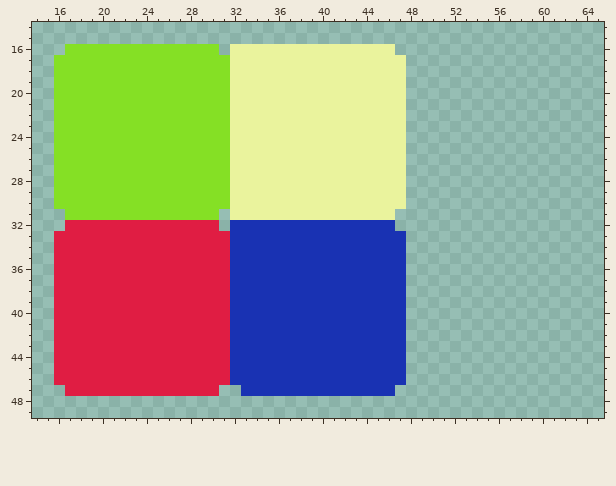
Pixel-art file, stored at Build Up/Assets/assets/sprites/tile map.aseprite. This is how it looked before the edit.
128x128 pixels, 1 frame. Shown: x 14..65, y 14..49.
After the commit:
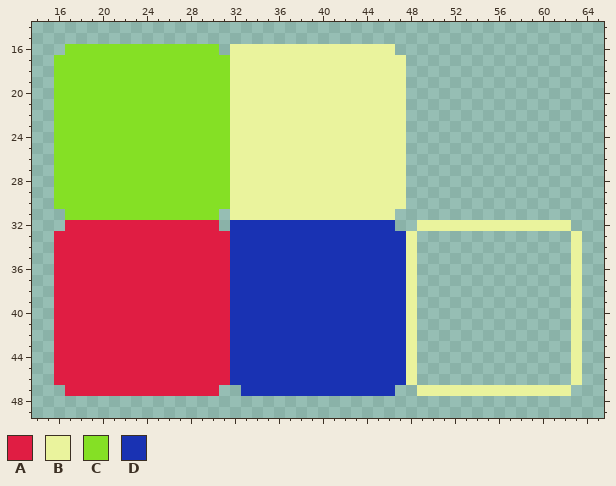
Palette (. is transparent): A #e01d43  B #eaf39d  C #85e025  D #1932b3
What changed:
@@ x 46..65 @@
 31 B...................
-32 D...................
-33 DD..................
-34 DD..................
-35 DD..................
-36 DD..................
-37 DD..................
-38 DD..................
-39 DD..................
-40 DD..................
-41 DD..................
-42 DD..................
-43 DD..................
-44 DD..................
-45 DD..................
-46 DD..................
-47 D...................
+32 D..BBBBBBBBBBBBBB...
+33 DDB..............B..
+34 DDB..............B..
+35 DDB..............B..
+36 DDB..............B..
+37 DDB..............B..
+38 DDB..............B..
+39 DDB..............B..
+40 DDB..............B..
+41 DDB..............B..
+42 DDB..............B..
+43 DDB..............B..
+44 DDB..............B..
+45 DDB..............B..
+46 DDB..............B..
+47 D..BBBBBBBBBBBBBB...
 48 ....................
Where, in picture pixels (left, top, right, bottom), the same in both pictures:
added: (406, 220, 582, 396)
